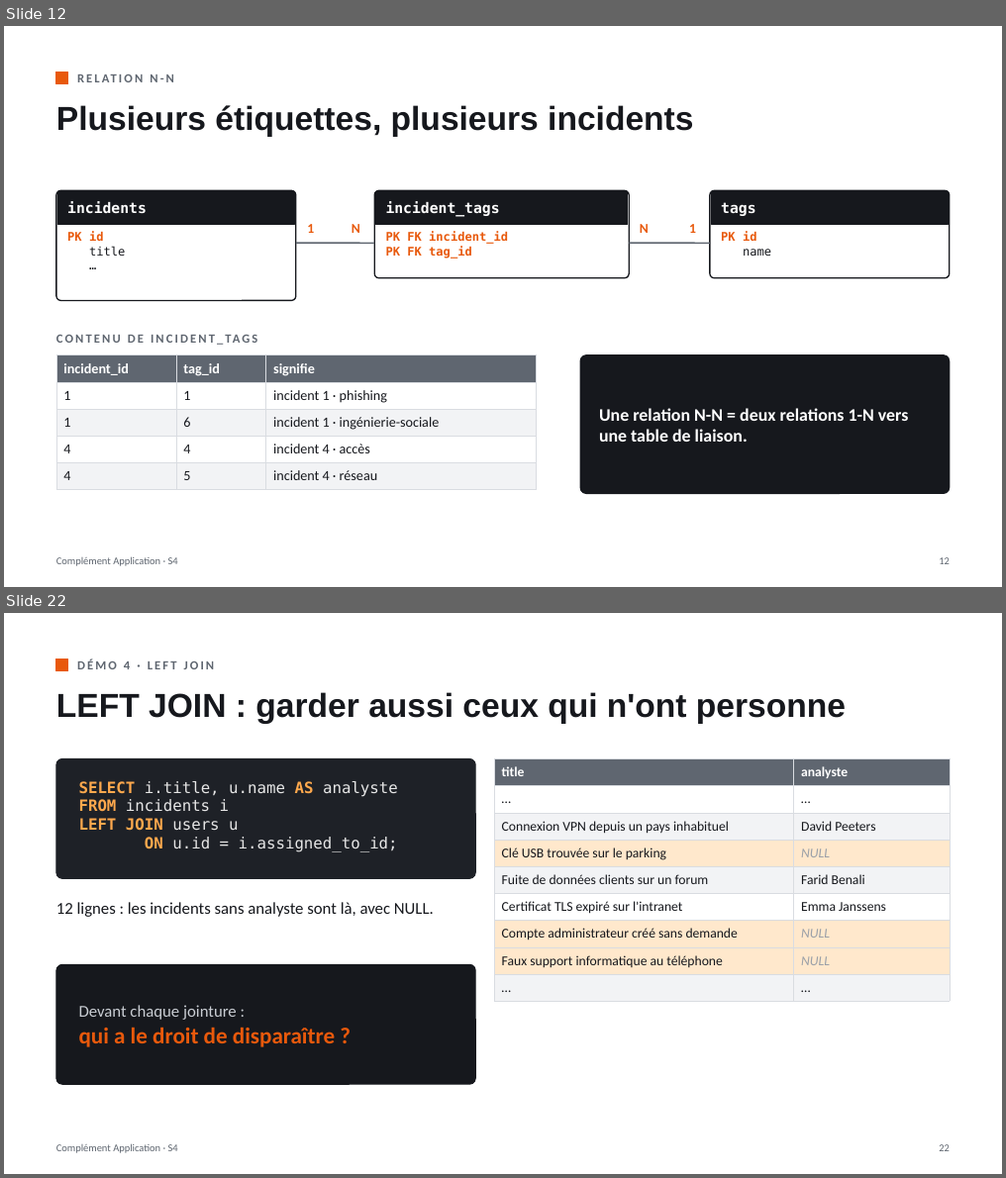
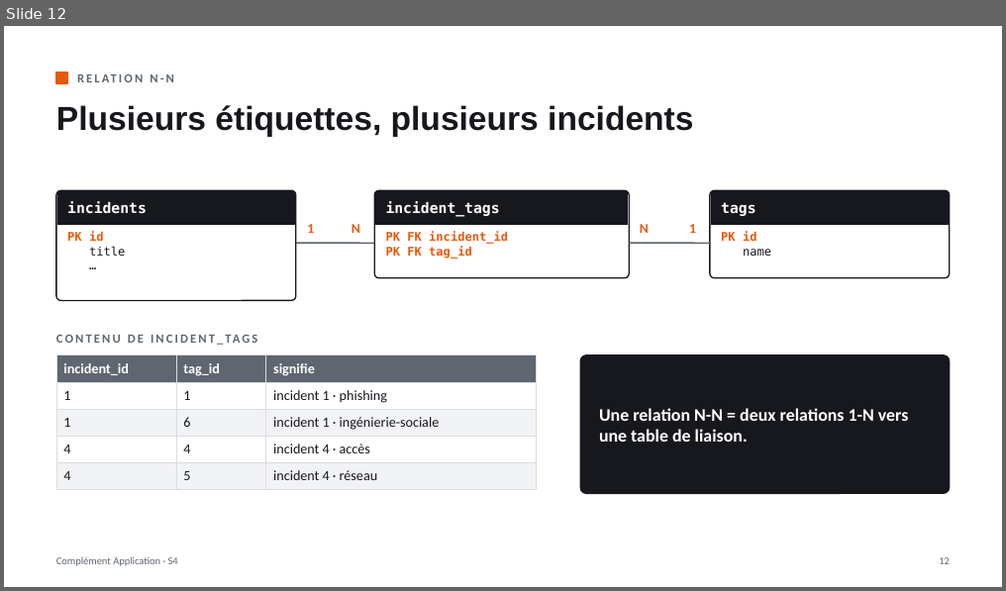
Before and after one commit to lle-condorcet/condorcet-2027, a slide deck: slides/LLE_CA_S04_Les_donnees_SQL.pptx. Shown one above the other, each under a label of ours: slides 12 and 22 before the commit, slide 12 after it; the slides between them are not shown. The pictures are 1006x1178 and 1006x591 pixels, drawn with LibreOffice and Linux fonts; fonts in the diff are those of the drawing. Boxes give left, top, right and bottom in pixels: in the first picture for what was removed or moved away, otherwise in the second. Text is boxed around its words. In the diff, an @@ line names an element or a change of style, - is before the commit and + after.

```diff
--- a/slides/LLE_CA_S04_Les_donnees_SQL.pptx
+++ b/slides/LLE_CA_S04_Les_donnees_SQL.pptx
@@ slide 22 removed at (4, 613, 1002, 1174), background #FFFFFF @@
@@ rectangle removed at (56, 660, 68, 671) @@
@@ text removed at (77, 660, 215, 669) @@
-DÉMO 4 · LEFT JOIN
@@ text removed at (56, 692, 846, 724) @@
-LEFT JOIN : garder aussi ceux qui n'ont personne
@@ rounded rectangle removed at (56, 759, 475, 878) @@
@@ table removed at (494, 759, 949, 972), 9 rows, 2 columns @@
-title | analyste
-… | …
-Connexion VPN depuis un pays inhabituel | David Peeters
-Clé USB trouvée sur le parking | NULL
-Fuite de données clients sur un forum | Farid Benali
-Certificat TLS expiré sur l'intranet | Emma Janssens
-Compte administrateur créé sans demande | NULL
-Faux support informatique au téléphone | NULL
-… | …
@@ text removed at (79, 781, 398, 853) @@
-SELECT i.title, u.name AS analyste
-FROM incidents i
-LEFT JOIN users u
-ON u.id = i.assigned_to_id;
@@ text removed at (56, 902, 434, 917) @@
-12 lignes : les incidents sans analyste sont là, avec NULL.
@@ rounded rectangle removed at (56, 964, 475, 1084) @@
@@ text removed at (79, 1005, 335, 1048) @@
-Devant chaque jointure :
-qui a le droit de disparaître ?
@@ text removed at (56, 1144, 178, 1154) @@
-Complément Application · S4
@@ text removed at (939, 1145, 949, 1152) @@
-22
```
Also in this commit, not shown: 1 slide changed, 28 other slides removed, 3 other files.
